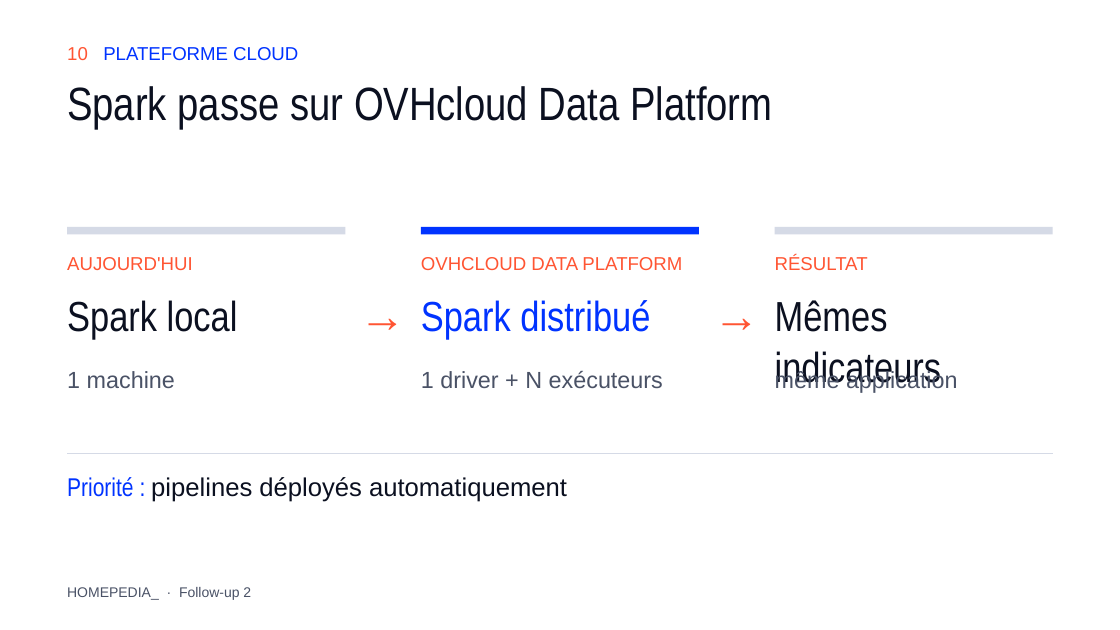
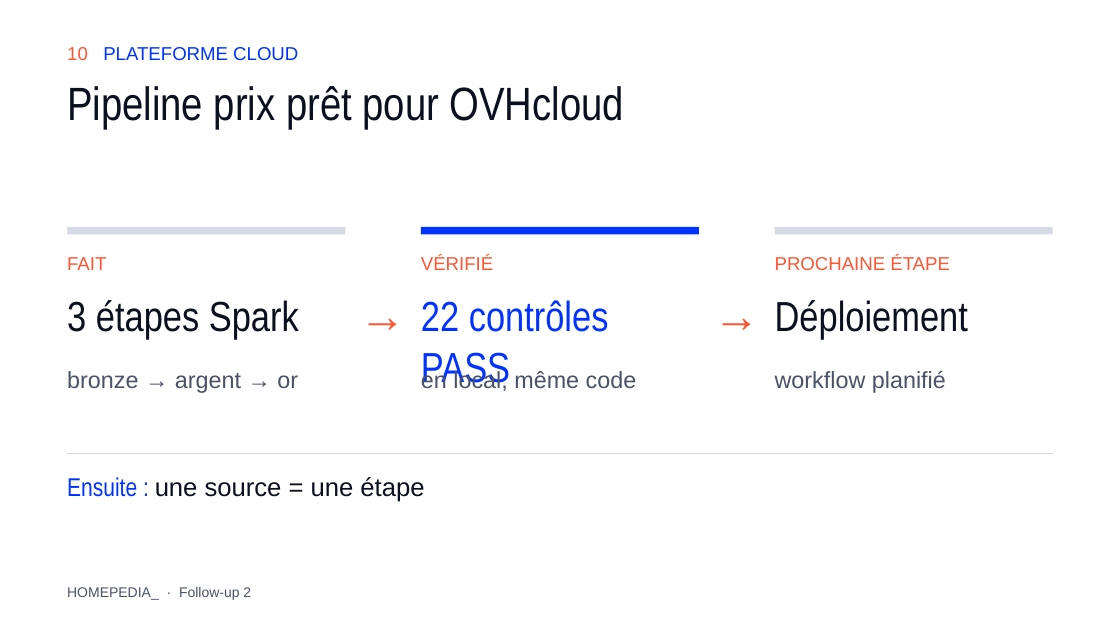
Before and after one commit to NicolasThao/T-DAT-901-Homepedia, a slide deck: slide 10 of docs/followup2/Homepedia_Follow-up_2.pptx. Drawn at 1120x630 pixels with LibreOffice and Linux fonts; fonts in the diff are those of the drawing. Boxes give left, top, right and bottom in pixels: in the first picture for what was removed or moved away, otherwise in the second. Text is boxed around its words. In the diff, an @@ line names an element or a change of style, - is before the commit and + after.

```diff
--- a/docs/followup2/Homepedia_Follow-up_2.pptx
+++ b/docs/followup2/Homepedia_Follow-up_2.pptx
@@ text at [67,86,624,129]: text changed @@
-Spark passe sur OVHcloud Data Platform
+Pipeline prix prêt pour OVHcloud
@@ text at [67,257,106,270]: text changed @@
-AUJOURD'HUI
+FAIT
@@ text at [421,257,493,270]: text changed @@
-OVHCLOUD DATA PLATFORM
+VÉRIFIÉ
@@ text at [775,257,950,270]: text changed @@
-RÉSULTAT
+PROCHAINE ÉTAPE
@@ text at [67,300,299,340]: text changed @@
-Spark local
+3 étapes Spark
@@ text at [421,300,609,390]: text changed @@
-Spark distribué
+22 contrôles PASS
@@ text at [775,300,968,340]: text changed @@
-Mêmes indicateurs
+Déploiement
@@ text at [67,371,298,393]: text changed @@
-1 machine
+bronze → argent → or
@@ text at [421,370,637,391]: text changed @@
-1 driver + N exécuteurs
+en local, même code
@@ text at [775,371,946,393]: text changed @@
-même application
+workflow planifié
@@ text at [67,477,424,502]: text changed @@
-Priorité : pipelines déployés automatiquement
+Ensuite : une source = une étape
```
Also in this commit, not shown: 2 other slides changed, 8 other files.
